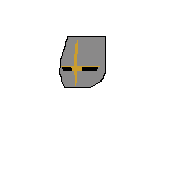
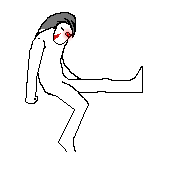
Comparing the layer stacks of the two 172 × 172 images. Changes:
hid group "Chibi Base" (18 layers) over [26, 35, 143, 150]
added group "Group 1" with 2 layers above "Layer 18" over [25, 12, 143, 152]
added layer "Layer 19" in group "Group 1" over [25, 12, 143, 152]
